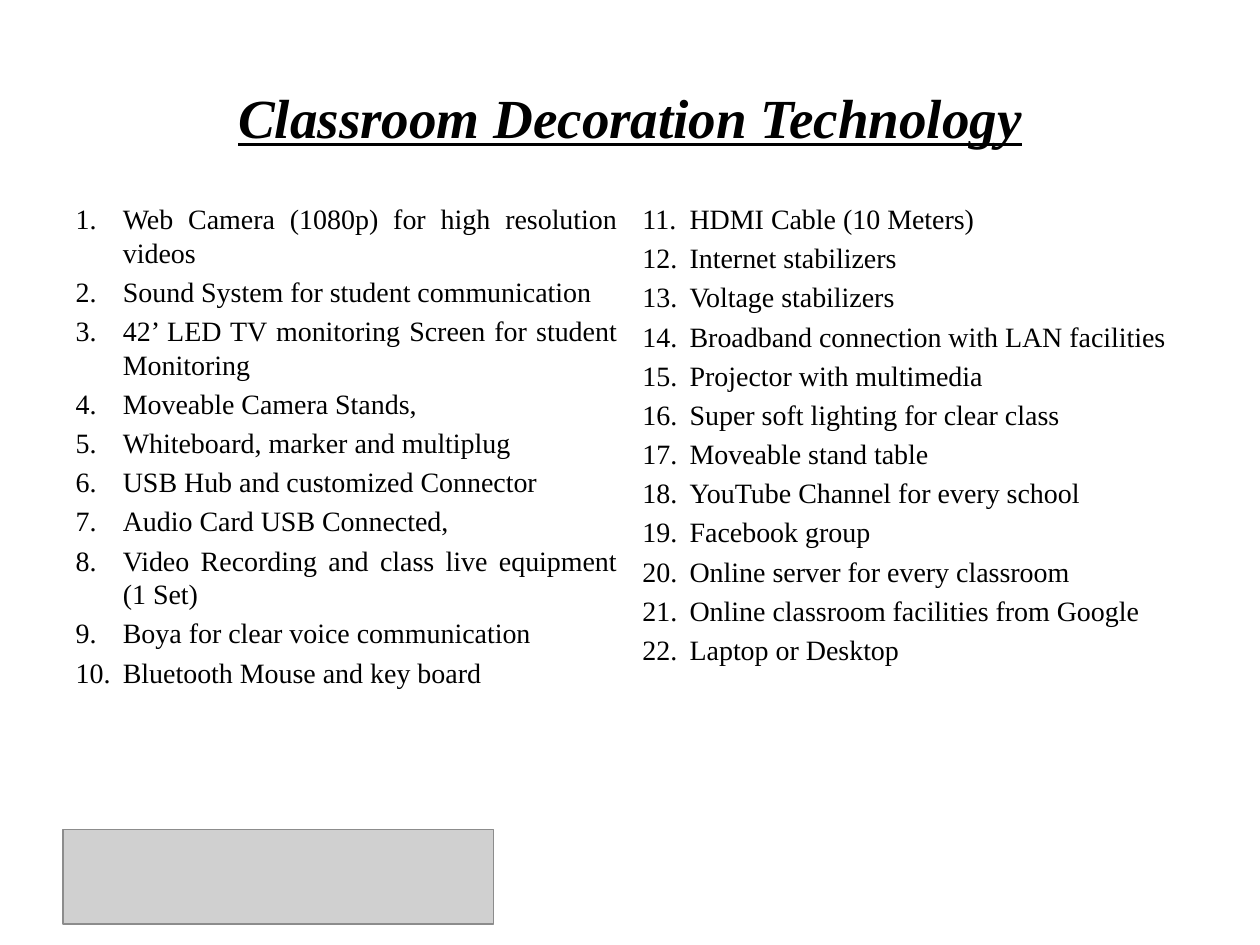
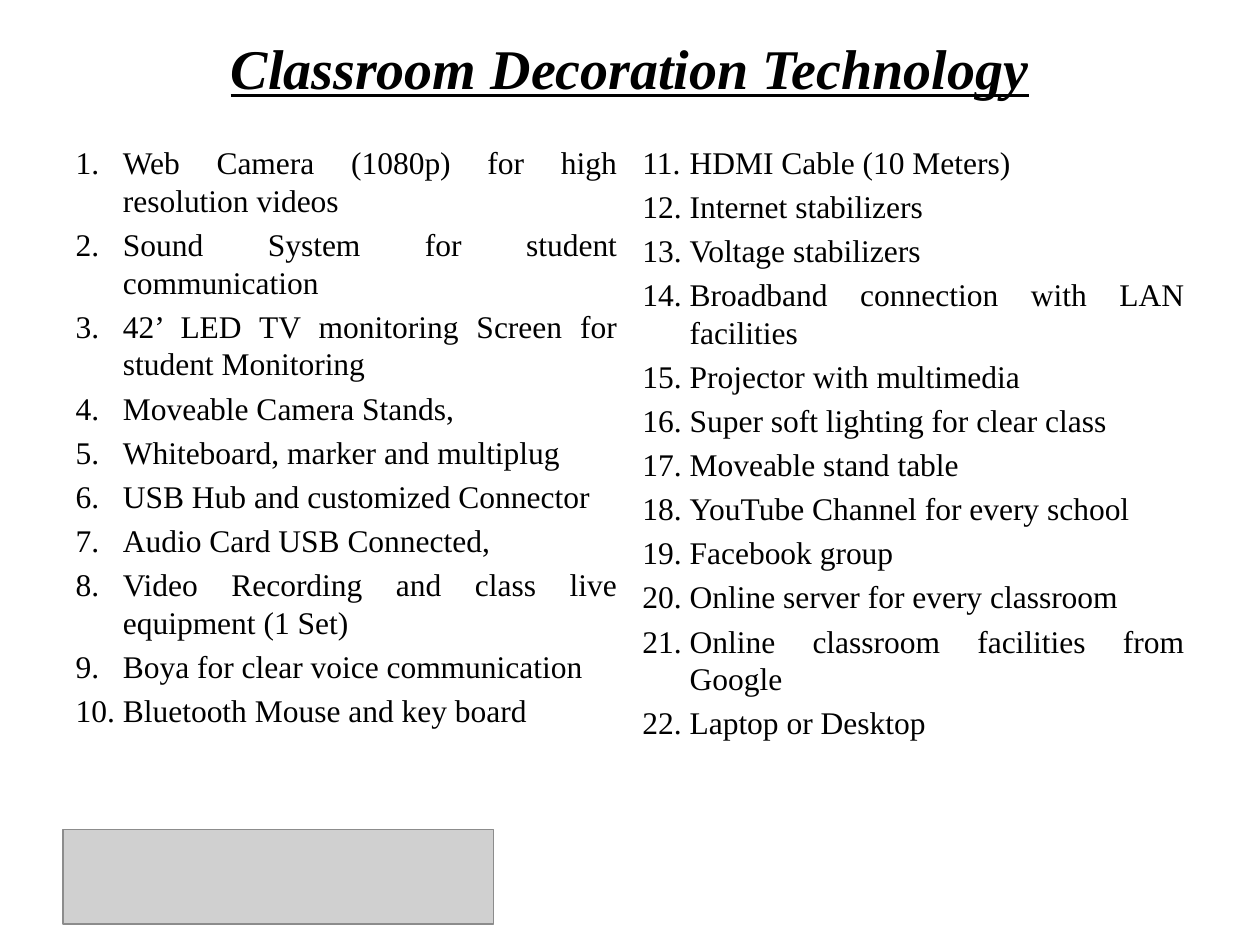
Before and after one commit to Shuvoneel/SRCL, a slide deck: slide 18 of Startup/Presentation_iDEA.pptx. Drawn at 1260x945 pixels with LibreOffice and Linux fonts; fonts in the diff are those of the drawing; grey boxes stand for pictures; background and template pictures are left out. Boxes give left, top, right and bottom in pixels: in the first picture for what was removed or moved away, otherwise in the second. Text is boxed around its words. In the diff, an @@ line names an element or a change of style, - is before the commit and + after.

```diff
--- a/Startup/Presentation_iDEA.pptx
+++ b/Startup/Presentation_iDEA.pptx
@@ title "Classroom Decoration Technology": place and size @@
-title "Classroom Decoration Technology" at [238, 99, 1022, 149]
+title "Classroom Decoration Technology" at [231, 50, 1028, 100]
@@ title "Classroom Decoration Technology" at [231, 50, 1028, 100]: size 31.5 to 32 pt @@
@@ text "Web Camera (1080p) for high ...": place and size @@
-text "Web Camera (1080p) for high ..." at [123, 209, 617, 688]
+text "Web Camera (1080p) for high ..." at [123, 152, 617, 728]
@@ text "Web Camera (1080p) for high ..." at [123, 152, 617, 728]: size 16 to 18 pt @@
@@ text "HDMI Cable (10 Meters)" at [690, 152, 1184, 741]: size 16 to 18 pt @@
@@ text "HDMI Cable (10 Meters)": place and size @@
-text "HDMI Cable (10 Meters)" at [690, 209, 1165, 666]
+text "HDMI Cable (10 Meters)" at [690, 152, 1184, 741]
```
Also in this commit, not shown: 23 other slides changed, 22 other files.
